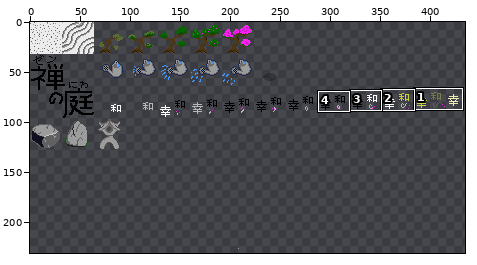
Sprite sheet: src/data/image/2-tilesheet.png. Above, an overview of the earlier version with the close-up marked.
Close-up. Earlier state:
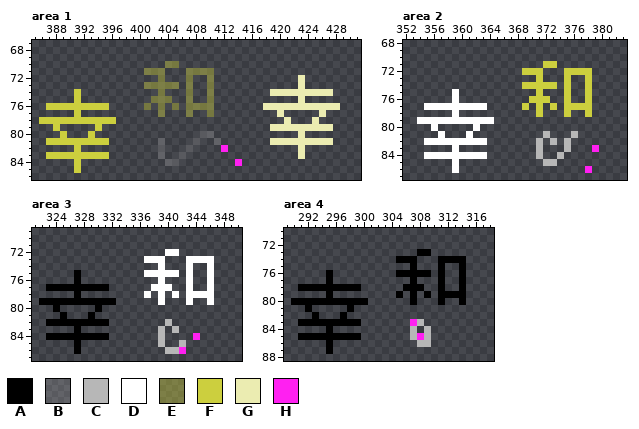
The file is 512x512 pixels. Shown: area 1: x 385..431, y 67..86; area 2: x 352..383, y 68..87; area 3: x 321..350, y 69..87; area 4: x 289..318, y 70..88. The wide view leaves out empty margins. The commit also changed other parts of the picture, which this record leaves out.
Palette (. is transparent): A #000000  B #b7b7b73f  C #b7b7b7  D #ffffff  E #cccf3e68  F #cccf3e  G #ebecb1  H #ff20f1
Pixels before, area 1, first column x 386:
70 ..................EE.......................
71 ...............EEE...EEEE..................
72 .................E...E..E............G.....
73 ...............EEEEE.E..E............G.....
74 .....F...........E...E..E........GGGGGGGGG.
75 .....F..........EEE..E..E............G.....
76 .FFFFFFFFF.....E.E.E.EEEE.......GGGGGGGGGGG
77 .....F...........E...E..E.........G.....G..
78 FFFFFFFFFFF........................G...G...
79 ..F.....F........................GGGGGGGGG.
80 ...F...F...............BB............G.....
81 .FFFFFFFFF.......B....B..B.......GGGGGGGGG.
82 .....F...........B...B....H..........G.....
83 .FFFFFFFFF.......B..B................G.....
84 .....F............BB........H..............
85 .....F.....................................
Pixels before, area 2, first column x 354:
71 ..................FF......
72 ...............FFF...FFFF.
73 .................F...F..F.
74 ...............FFFFF.F..F.
75 .....D...........F...F..F.
76 .....D..........FFF..F..F.
77 .DDDDDDDDD.....F.F.F.FFFF.
78 .....D...........F...F..F.
79 DDDDDDDDDDD...............
80 ..D.....D.................
81 ...D...D..........C...C...
82 .DDDDDDDDD.......C.C.C....
83 .....D...........C...C...H
84 .DDDDDDDDD.......C..C.....
85 .....D............CC......
86 .....D..................H.
Pixels before, area 3, first column x 322:
72 ..................DD.....
73 ...............DDD...DDDD
74 .................D...D..D
75 .....A.........DDDDD.D..D
76 .....A...........D...D..D
77 .AAAAAAAAA......DDD..D..D
78 .....A.........D.D.D.DDDD
79 AAAAAAAAAAA......D...D..D
80 ..A.....A................
81 ...A...A.................
82 .AAAAAAAAA........C......
83 .....A...........C.C.....
84 .AAAAAAAAA.......C....H..
85 .....A...........C..C....
86 .....A............CCH....
Pixels before, area 4, first column x 290:
73 ..................AA.....
74 ...............AAA...AAAA
75 .................A...A..A
76 .....A.........AAAAA.A..A
77 .....A...........A...A..A
78 .AAAAAAAAA......AAA..A..A
79 .....A.........A.A.A.AAAA
80 AAAAAAAAAAA......A...A..A
81 ..A.....A................
82 ...A...A.................
83 .AAAAAAAAA.......HC......
84 .....A...........C.C.....
85 .AAAAAAAAA.......CHC.....
86 .....A............CC.....
87 .....A...................
After:
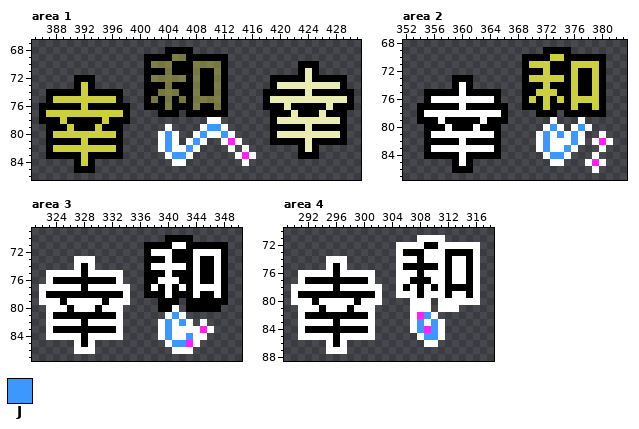
Colours new in this view: J #3c98ff
What changed:
Changed rows in their new state; - is an unchanged pixel.
Area 1:
first column x 386:
68 ------------------AAAA-----------------------
69 ---------------AAAAEEAAAAAA------------------
70 ---------------AEE-AAAEEEEA----------AAA-----
71 ---------------AAAEAAA-AAEA----------AGA-----
72 -----AAA-------AE-EEEAEAAEA------AAAAAGAAAAA-
73 -----AFA-------AAA-AAAEAAEA------AGGG-GGGGGA-
74 -AAAAAFAAAAA---AA-EEAAEAAEA-----AAAAAA-AAAAAA
75 -AFFF-FFFFFA---A-A-AEAEE-EA-----AGGGG-GGGGGGA
76 AAAAAA-AAAAAA--AAAEAAA-AAEA-----AAA-AAAAA-AAA
77 AFFFF-FFFFFFA----AAA-AAAAAA------AAAGAAA-AAA-
78 AAA-AAAAA-AAA-----------DD-------AG-GGG-GGGA-
79 -AAAFAAA-AAA------D----DJJD------AAAAA-AAAAA-
80 -AF-FFF-FFFA-----DJD--DJDDJD-----AGGG-GGGGGA-
81 -AAAAA-AAAAA-----DJD-DJD-.DHD----AAAAA-AAAAA-
82 -AFFF-FFFFFA-----DJDDJD---.D-D-------AGA-----
83 -AAAAA-AAAAA-----.DJJD------DHD------AAA-----
84 -----AFA----------.DD-------.D---------------
85 -----AAA-------------------------------------
Area 2:
first column x 354:
69 ------------------AAAA------
70 ---------------AAAAFFAAAAAA-
71 ---------------AFF-AAAFFFFA-
72 ---------------AAAFAAA-AAFA-
73 -----AAA-------AF-FFFAFAAFA-
74 -----ADA-------AAA-AAAFAAFA-
75 -AAAAADAAAAA---AA-FFAAFAAFA-
76 -ADDD-DDDDDA---A-A-AFAFF-FA-
77 AAAAAA-AAAAAA--AAAFAAA-AAFA-
78 ADDDD-DDDDDDA----AAA-AAAAAA-
79 AAA-AAAAA-AAA------D---D----
80 -AAADAAA-AAA------DJD-DJD---
81 -AD-DDD-DDDA-----DJDJDJD--D-
82 -AAAAA-AAAAA-----DJDDDJD-DHD
83 -ADDD-DDDDDA-----DJDDJD--.D-
84 -AAAAA-AAAAA-----.DJJD---D--
85 -----ADA----------.DD---DHD-
86 -----AAA----------------.D--
Area 3:
first column x 322:
70 ------------------AAAA-----
71 ---------------AAAADDAAAAAA
72 ---------------ADD-AAADDDDA
73 -----DDD-------AAADAAA-AADA
74 -----DAD-------AD-DDDADAADA
75 -DDDDDADDDDD---AAA-AAADAADA
76 -DAAA-AAAAAD---AA-DDAADAADA
77 DDDDDD-DDDDDD--A-A-ADADD-DA
78 DAAAA-AAAAAAD--AAADAAA-AADA
79 DDD-DDDDD-DDD----AAA-AAAAAA
80 -DDDADDD-DDD-----AAD-AAAAA-
81 -DA-AAA-AAAD------DJD------
82 -DDDDD-DDDDD-----DJDJD-D---
83 -DAAA-AAAAAD-----DJDDDDHD--
84 -DDDDD-DDDDD-----DJDDJDD---
85 -----DAD---------.DJJHD----
86 -----DDD----------.DDD-----
Area 4:
first column x 290:
71 ------------------DDDD-----
72 ---------------DDDDAADDDDDD
73 ---------------DAA-DDDAAAAD
74 -----DDD-------DDDADDD-DDAD
75 -----DAD-------DA-AAADADDAD
76 -DDDDDADDDDD---DDD-DDDADDAD
77 -DAAA-AAAAAD---DD-AADDADDAD
78 DDDDDD-DDDDDD--D-D-DADAA-AD
79 DAAAA-AAAAAAD--DDDADDD-DDAD
80 DDD-DDDDD-DDD----DDD-DDDDDD
81 -DDDADDD-DDD-----DDD-DDD---
82 -DA-AAA-AAAD-----DHJD------
83 -DDDDD-DDDDD-----DJDJD-----
84 -DAAA-AAAAAD-----DJHJD-----
85 -DDDDD-DDDDD-----.DJJD-----
86 -----DAD----------.DD------
87 -----DDD-------------------
